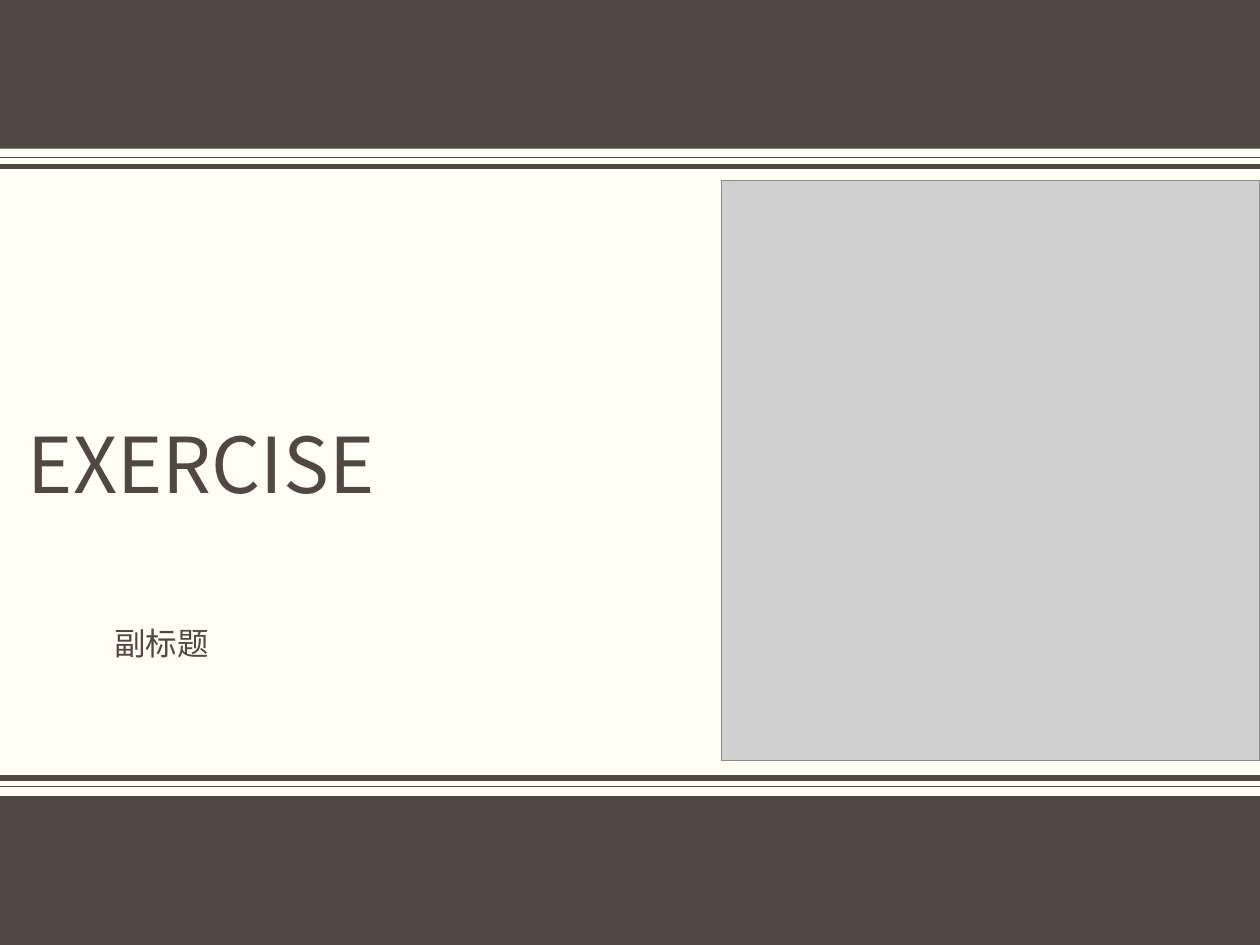
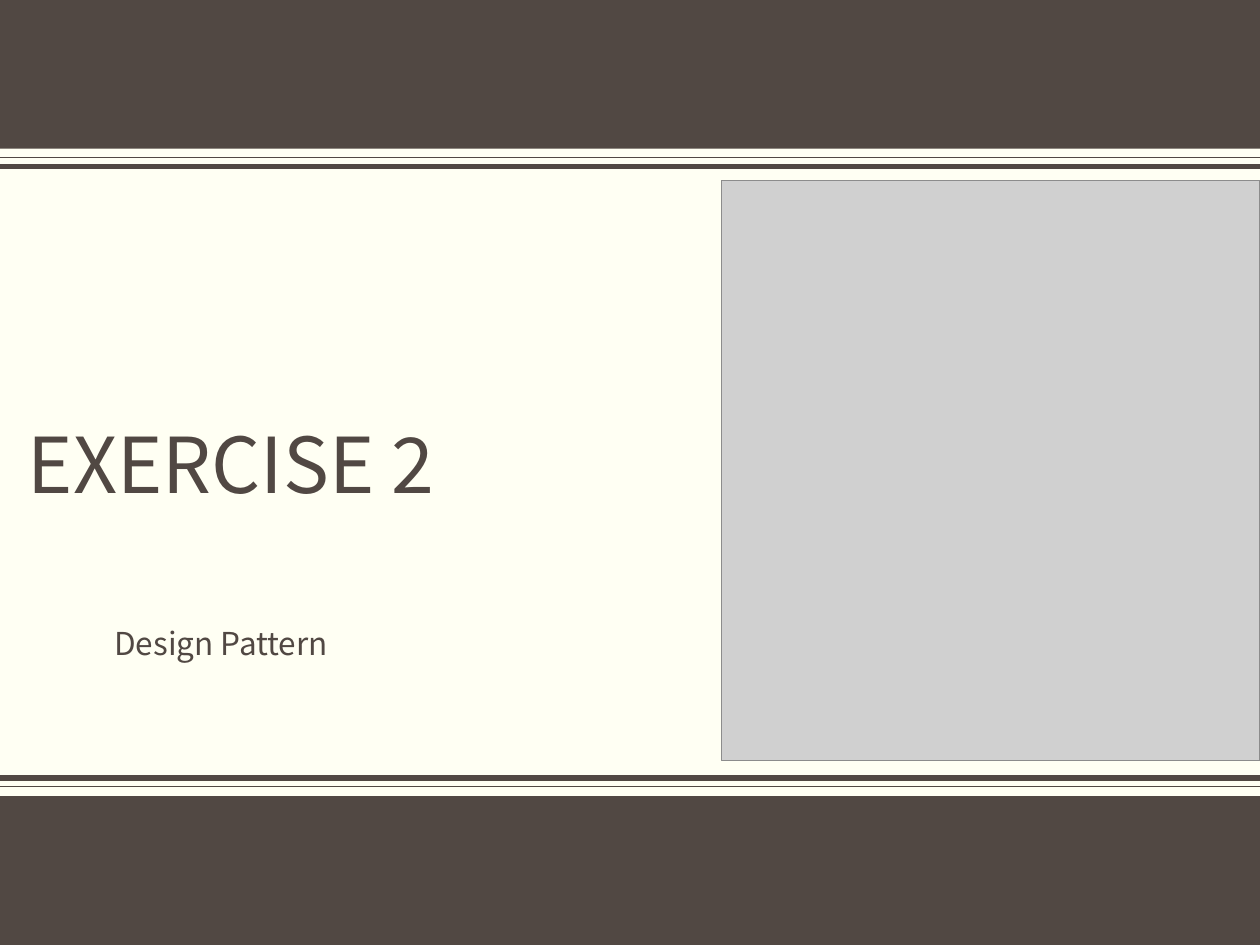
Before and after one commit to bonkboykz/jz81.github.io, a slide deck: slide 1 of course/sa/LectureNotes/(Spring2018)Exercise2-Answer.pptx. Drawn at 1260x945 pixels with LibreOffice and Linux fonts; fonts in the diff are those of the drawing; grey boxes stand for pictures; background and template pictures are left out. Boxes give left, top, right and bottom in pixels: in the first picture for what was removed or moved away, otherwise in the second. Text is boxed around its words. In the diff, an @@ line names an element or a change of style, - is before the commit and + after.

Commit message:
revise

```diff
--- a/course/sa/LectureNotes/(Spring2018)Exercise2-Answer.pptx
+++ b/course/sa/LectureNotes/(Spring2018)Exercise2-Answer.pptx
@@ title at (28, 435, 435, 494): text changed @@
-EXERCISE
+EXERCISE 2
@@ subtitle at (114, 630, 328, 663): text changed @@
-副标题
+Design Pattern
```
Also in this commit, not shown: 10 other slides changed.
